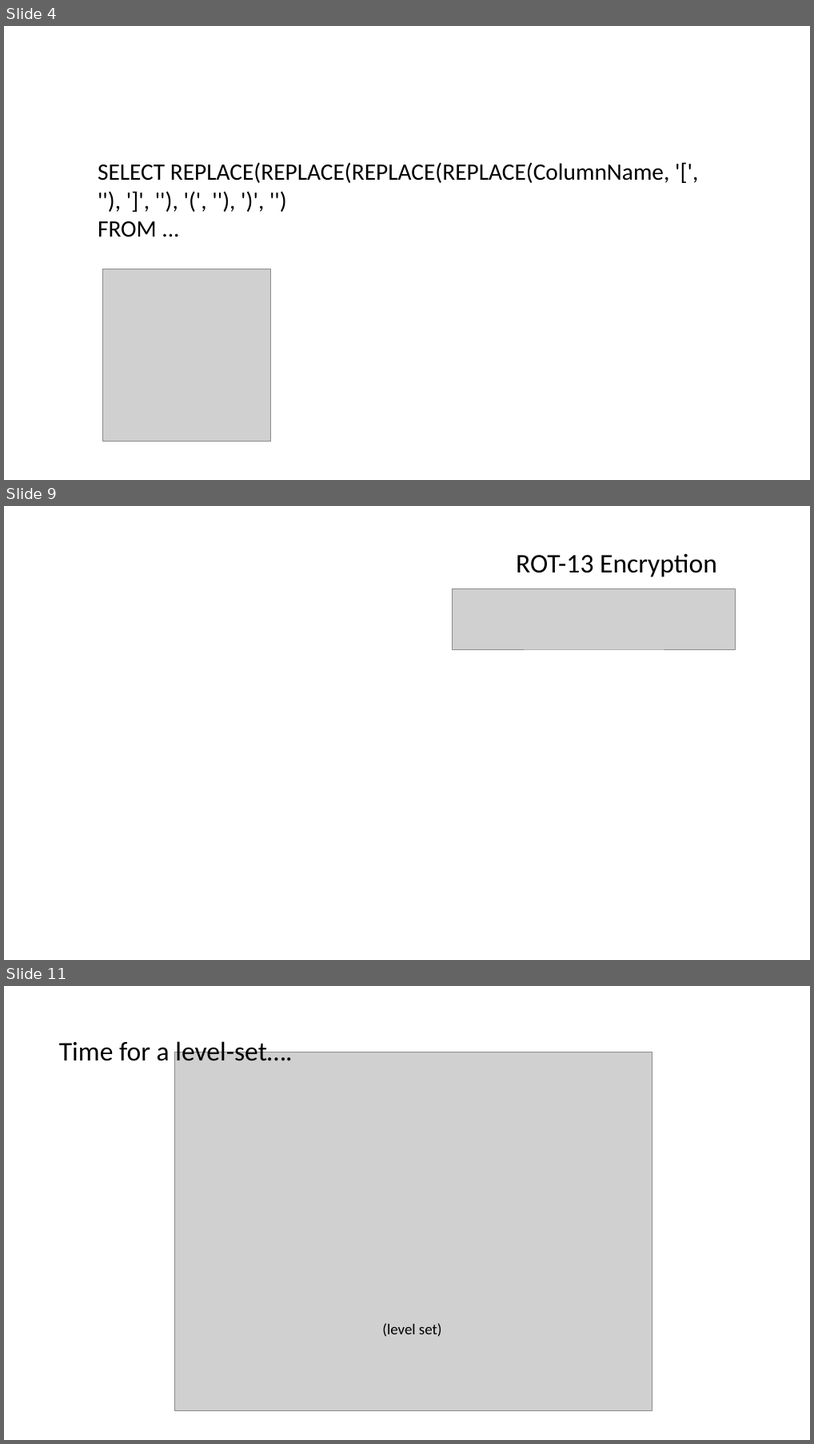
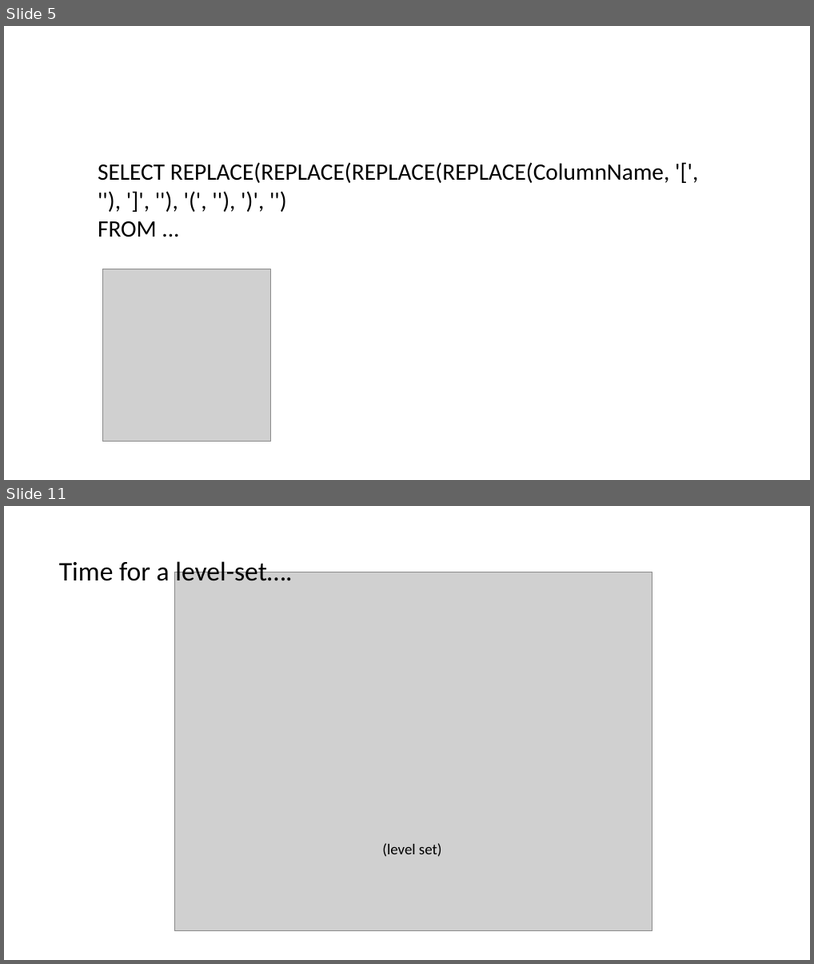
Before and after one commit to jbfoushee/MyPresentations, a slide deck: TSQL_Translate_Operator/TSQL Translate.pptx. Shown one above the other, each under a label of ours: slides 4, 9 and 11 before the commit, slides 5 and 11 after it; the slides between them are not shown. The pictures are 814x1444 and 814x964 pixels, drawn with LibreOffice and Linux fonts; fonts in the diff are those of the drawing; grey boxes stand for pictures. Boxes give left, top, right and bottom in pixels: in the first picture for what was removed or moved away, otherwise in the second. Text is boxed around its words. In the diff, an @@ line names an element or a change of style, - is before the commit and + after.

```diff
--- a/TSQL_Translate_Operator/TSQL Translate.pptx
+++ b/TSQL_Translate_Operator/TSQL Translate.pptx
@@ slide 9 removed at [4,506,810,960], background #FFFFFF @@
@@ text removed at [516,553,718,577] @@
-ROT-13 Encryption
@@ picture removed at [453,589,735,649] @@
@@ what was slide 4 is now slide 5 @@
```
Also in this commit, not shown: 14 slides changed, 3 slides added, 2 other slides removed.
